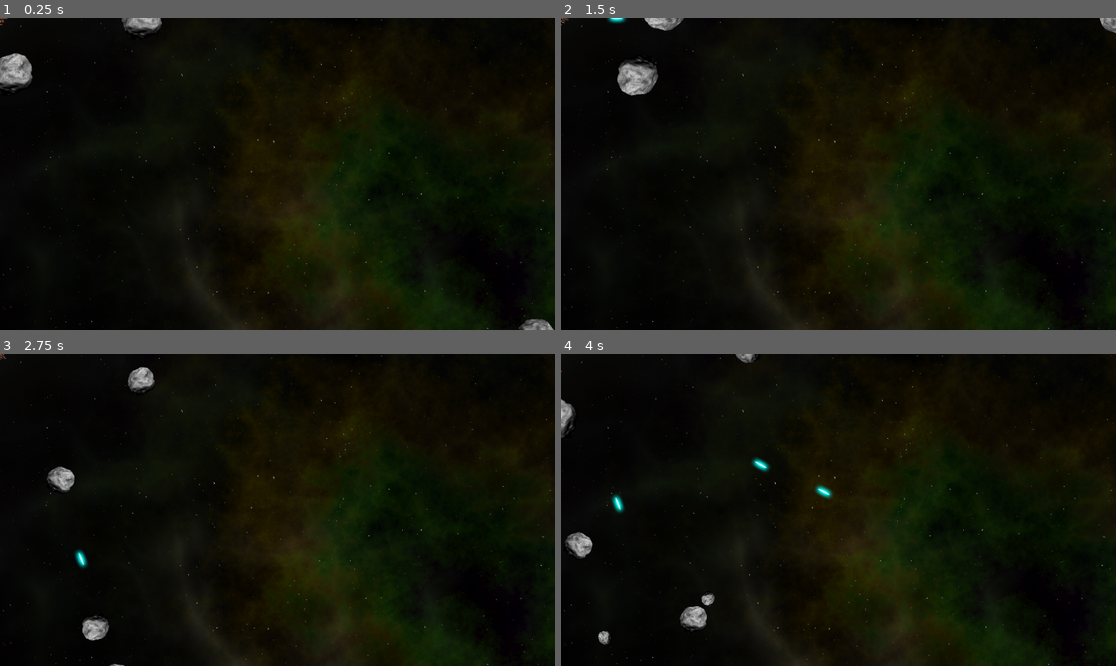
Above: before the commit, frames 1-4 (two rows, left to right).
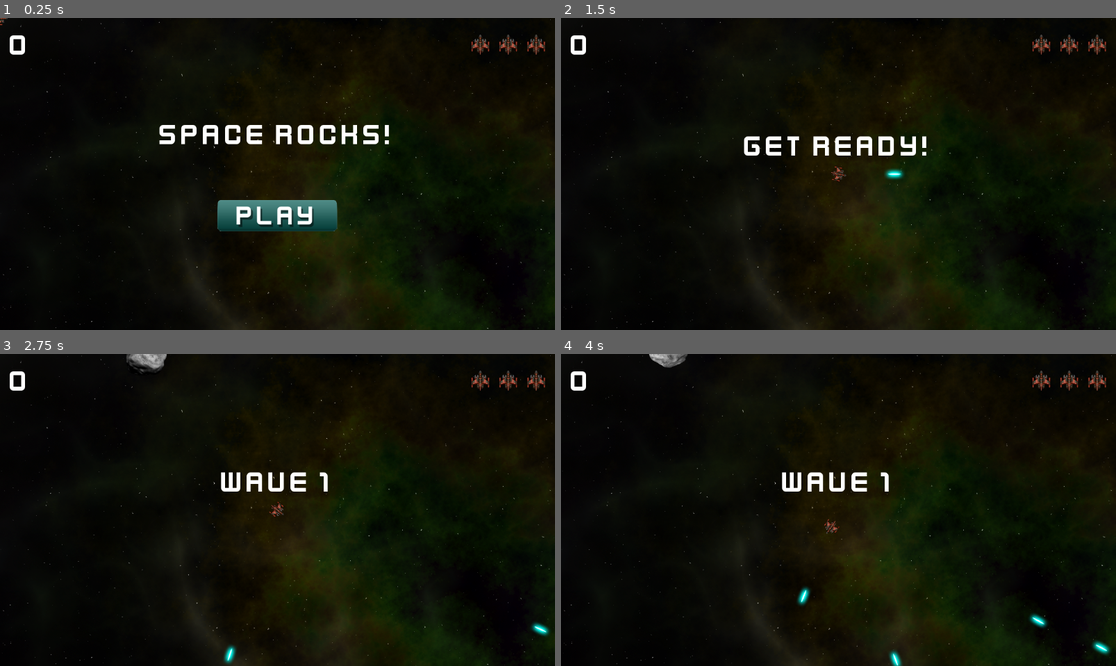
Above: after the commit, the same moments.

Repository: NikitaKotvitskiy/Godot_4_GDP2ndEd_Space_Rocks
Game: Godot game, scene res://main.tscn
The game is run twice, just before and just after one commit, with the same random seed, the same clock (stepped at 60 frames per second) and the same inputs. The project has no main scene, so this scene is started directly.
Inputs (mouse positions are in pixels of both pictures, inside the frame that each line leads up to):
- Up to frame 1 (0.25 s): no input
- Up to frame 2 (1.5 s): click (838, 214) at 0.52 s; hold D (rotate_right) from 1.28 s (still down); hold Space (shoot) from 1.28 s (still down)
- Up to frame 3 (2.75 s): release D (rotate_right) at 2.03 s; release Space (shoot) at 2.03 s; hold A (rotate_left) from 2.03 s (still down); tap Space (shoot) at 2.1 s
- Up to frame 4 (4 s): release A (rotate_left) at 2.78 s; hold D (rotate_right) 2.78-3.53 s; hold Space (shoot) 2.78-3.53 s; hold W (thrust) from 3.53 s (still down); tap Space (shoot) at 3.6 s

The runs differ from the first frame. In frame 1, 4.9% of the frame differs, in the area x 0-100%, y 0-100%; in frame 2, 2.6%; in frame 3, 2.6%; in frame 4, 3.0%.

Commit message:
HUD and Game Cycle added
The whole "Creating the UI" and "Ending the game" sections were read and implemented. Now game is almost ready: player can fly, shoot the rocks, be damaged by collisions with rocks and get level ups. Also, game has a HUD now, so player can start the game, look at the number lives and restart the game after game over.

Diff:
--- a/Explosion/explosion.tscn
+++ b/Explosion/explosion.tscn
@@ -1,6 +1,21 @@
 [gd_scene load_steps=5 format=3 uid="uid://ceigwyo5xlqrx"]
 
 [ext_resource type="Texture2D" uid="uid://c2xspow2ip78n" path="res://Explosion/explosion.png" id="1_djk68"]
+
+[sub_resource type="Animation" id="Animation_s2nmq"]
+length = 0.001
+tracks/0/type = "value"
+tracks/0/imported = false
+tracks/0/enabled = true
+tracks/0/path = NodePath(".:frame")
+tracks/0/interp = 1
+tracks/0/loop_wrap = true
+tracks/0/keys = {
+"times": PackedFloat32Array(0),
+"transitions": PackedFloat32Array(1),
+"update": 1,
+"values": [63]
+}
 
 [sub_resource type="Animation" id="Animation_kbtx4"]
 resource_name = "explosion"
@@ -19,21 +34,6 @@
 "values": [0, 63]
 }
 
-[sub_resource type="Animation" id="Animation_s2nmq"]
-length = 0.001
-tracks/0/type = "value"
-tracks/0/imported = false
-tracks/0/enabled = true
-tracks/0/path = NodePath(".:frame")
-tracks/0/interp = 1
-tracks/0/loop_wrap = true
-tracks/0/keys = {
-"times": PackedFloat32Array(0),
-"transitions": PackedFloat32Array(1),
-"update": 1,
-"values": [63]
-}
-
 [sub_resource type="AnimationLibrary" id="AnimationLibrary_vgyvr"]
 _data = {
 "RESET": SubResource("Animation_s2nmq"),
--- a/Player/player.gd
+++ b/Player/player.gd
@@ -1,4 +1,10 @@
 extends RigidBody2D
+
+signal lives_changed
+signal dead
+
+var reset_pos = false
+var lives = 0: set = set_lives
 
 var screensize = Vector2.ZERO
 
@@ -37,6 +43,10 @@
 	xform.origin.y = wrapf(xform.origin.y, 0 - average_radius, screensize.y + average_radius)
 	physics_state.transform = xform
 
+	if reset_pos:
+		physics_state.transform.origin = screensize / 2
+		reset_pos = false
+
 func get_input():
 	thrust = Vector2.ZERO
 	if state in [DEAD, INIT]:
@@ -51,12 +61,19 @@
 	match new_state:
 		INIT:
 			$CollisionShape2D.set_deferred("disabled", true)
+			$Sprite2D.modulate.a = 0.5
 		ALIVE:
 			$CollisionShape2D.set_deferred("disabled", false)
+			$Sprite2D.modulate.a = 1.0
 		INVULNERABLE:
-			$CollisionShape2D.set_deffered("disabled", true)
+			$CollisionShape2D.set_deferred("disabled", true)
+			$Sprite2D.modulate.a = 0.5
+			$InvulnerabilityTimer.start()
 		DEAD:
-			$CollisionShape2D.set_differed("disabled", true)
+			$CollisionShape2D.set_deferred("disabled", true)
+			$Sprite2D.hide()
+			linear_velocity = Vector2.ZERO
+			dead.emit()
 	state = new_state
 
 func shoot():
@@ -70,3 +87,34 @@
 
 func _on_gun_cooldown_timeout():
 	can_shoot = true
+
+func set_lives(value):
+	lives = value
+	lives_changed.emit(lives)
+	if lives <= 0:
+		change_state(DEAD)
+	else:
+		change_state(INVULNERABLE)
+
+func reset():
+	reset_pos = true
+	$Sprite2D.show()
+	lives = 3
+	change_state(ALIVE)
+
+
+func _on_invulnerability_timer_timeout():
+	change_state(ALIVE)
+
+
+func _on_body_entered(body):
+	if body.is_in_group("rocks"):
+		body.explode()
+		lives -= 1
+		explode()
+
+func explode():
+	$Explosion.show()
+	$Explosion/AnimationPlayer.play("explosion")
+	await $Explosion/AnimationPlayer.animation_finished
+	$Explosion.hide()
--- a/Player/player.tscn
+++ b/Player/player.tscn
@@ -1,13 +1,16 @@
-[gd_scene load_steps=5 format=3 uid="uid://bsnng4xhogg3f"]
+[gd_scene load_steps=6 format=3 uid="uid://bsnng4xhogg3f"]
 
 [ext_resource type="Texture2D" uid="uid://puk5vy8yd52n" path="res://Player/player_ship_icon.png" id="1_biw6t"]
 [ext_resource type="Script" path="res://Player/player.gd" id="1_hqb6y"]
 [ext_resource type="PackedScene" uid="uid://uw325ov27g5l" path="res://Player/Bullet/bullet.tscn" id="2_nu24p"]
+[ext_resource type="PackedScene" uid="uid://ceigwyo5xlqrx" path="res://Explosion/explosion.tscn" id="4_yeu0k"]
 
 [sub_resource type="CircleShape2D" id="CircleShape2D_ow3de"]
 radius = 15.0333
 
 [node name="Player" type="RigidBody2D"]
+max_contacts_reported = 1
+contact_monitor = true
 linear_damp = 1.0
 angular_damp = 5.0
 script = ExtResource("1_hqb6y")
@@ -29,4 +32,13 @@
 one_shot = true
 autostart = true
 
+[node name="Explosion" parent="." instance=ExtResource("4_yeu0k")]
+visible = false
+
+[node name="InvulnerabilityTimer" type="Timer" parent="."]
+wait_time = 2.0
+one_shot = true
+
+[connection signal="body_entered" from="." to="." method="_on_body_entered"]
 [connection signal="timeout" from="GunCooldown" to="." method="_on_gun_cooldown_timeout"]
+[connection signal="timeout" from="InvulnerabilityTimer" to="." method="_on_invulnerability_timer_timeout"]
--- /dev/null
+++ b/hud.gd
@@ -0,0 +1,33 @@
+extends CanvasLayer
+
+signal start_game
+
+@onready var lives_counter = $MarginContainer/HBoxContainer/LivesCounter.get_children()
+@onready var score_label = $MarginContainer/HBoxContainer/ScoreLabel
+@onready var message = $VBoxContainer/Message
+@onready var start_button = $VBoxContainer/StartButton
+
+func show_message(text):
+	message.text = text
+	message.show()
+	$Timer.start()
+
+func update_score(value):
+	score_label.text = str(value)
+
+func update_lives(value):
+	for item in 3:
+		lives_counter[item].visible = value > item
+
+func game_over():
+	show_message("Game Over")
+	await $Timer.timeout
+	start_button.show()
+
+func _on_start_button_pressed():
+	start_button.hide()
+	start_game.emit()
+
+func _on_timer_timeout():
+	message.hide()
+	message.text = ""
--- /dev/null
+++ b/hud.tres
@@ -0,0 +1,7 @@
+[gd_resource type="LabelSettings" load_steps=2 format=3 uid="uid://cqkxnhuhk3rcp"]
+
+[ext_resource type="FontFile" uid="uid://bwf7l4eb5lmeb" path="res://kenvector_future_thin.ttf" id="1_hy2qy"]
+
+[resource]
+font = ExtResource("1_hy2qy")
+font_size = 64
--- /dev/null
+++ b/hud.tscn
@@ -0,0 +1,79 @@
+[gd_scene load_steps=6 format=3 uid="uid://m0xkpfd8caag"]
+
+[ext_resource type="Script" path="res://hud.gd" id="1_5pkqc"]
+[ext_resource type="Texture2D" uid="uid://bf42tbysu5lpm" path="res://player_small.png" id="2_47pji"]
+[ext_resource type="LabelSettings" uid="uid://cqkxnhuhk3rcp" path="res://hud.tres" id="2_ytkhk"]
+[ext_resource type="Texture2D" uid="uid://d3k4yhkfbwl7u" path="res://play_button.png" id="3_1gc22"]
+[ext_resource type="Texture2D" uid="uid://x3y1fobgva7n" path="res://play_button_h.png" id="4_ombtr"]
+
+[node name="HUD" type="CanvasLayer"]
+script = ExtResource("1_5pkqc")
+
+[node name="Timer" type="Timer" parent="."]
+wait_time = 2.0
+one_shot = true
+
+[node name="MarginContainer" type="MarginContainer" parent="."]
+anchors_preset = 10
+anchor_right = 1.0
+grow_horizontal = 2
+theme_override_constants/margin_left = 20
+theme_override_constants/margin_top = 20
+theme_override_constants/margin_right = 20
+theme_override_constants/margin_bottom = 20
+
+[node name="HBoxContainer" type="HBoxContainer" parent="MarginContainer"]
+layout_mode = 2
+
+[node name="ScoreLabel" type="Label" parent="MarginContainer/HBoxContainer"]
+layout_mode = 2
+size_flags_horizontal = 3
+text = "0"
+label_settings = ExtResource("2_ytkhk")
+
+[node name="LivesCounter" type="HBoxContainer" parent="MarginContainer/HBoxContainer"]
+layout_mode = 2
+theme_override_constants/separation = 20
+
+[node name="L1" type="TextureRect" parent="MarginContainer/HBoxContainer/LivesCounter"]
+layout_mode = 2
+texture = ExtResource("2_47pji")
+stretch_mode = 5
+
+[node name="L2" type="TextureRect" parent="MarginContainer/HBoxContainer/LivesCounter"]
+layout_mode = 2
+texture = ExtResource("2_47pji")
+stretch_mode = 5
+
+[node name="L3" type="TextureRect" parent="MarginContainer/HBoxContainer/LivesCounter"]
+layout_mode = 2
+texture = ExtResource("2_47pji")
+stretch_mode = 5
+
+[node name="VBoxContainer" type="VBoxContainer" parent="."]
+anchors_preset = 14
+anchor_top = 0.5
+anchor_right = 1.0
+anchor_bottom = 0.5
+offset_top = -94.0
+offset_bottom = 94.0
+grow_horizontal = 2
+grow_vertical = 2
+size_flags_horizontal = 4
+size_flags_vertical = 4
+theme_override_constants/separation = 100
+
+[node name="Message" type="Label" parent="VBoxContainer"]
+layout_mode = 2
+text = "Space Rocks!"
+label_settings = ExtResource("2_ytkhk")
+horizontal_alignment = 1
+
+[node name="StartButton" type="TextureButton" parent="VBoxContainer"]
+layout_mode = 2
+size_flags_horizontal = 4
+texture_normal = ExtResource("3_1gc22")
+texture_hover = ExtResource("4_ombtr")
+
+[connection signal="timeout" from="Timer" to="." method="_on_timer_timeout"]
+[connection signal="pressed" from="VBoxContainer/StartButton" to="." method="_on_start_button_pressed"]
--- a/main.gd
+++ b/main.gd
@@ -4,10 +4,18 @@
 
 var screensize = Vector2.ZERO
 
+var level = 0
+var score = 0
+var playing = false
+
 func _ready():
 	screensize = get_viewport().get_visible_rect().size
-	for i in 3:
-		spawn_rock(3)
+
+func _process(delta):
+	if not playing:
+		return
+	if get_tree().get_nodes_in_group("rocks").size() == 0:
+		new_level()
 
 func spawn_rock(size, pos=null, vel=null):
 	if pos == null:
@@ -29,3 +37,23 @@
 		var newpos = pos + dir * radius
 		var newvel = dir * vel.length() * 1.1
 		spawn_rock(size - 1, newpos, newvel)
+
+func new_game():
+	get_tree().call_group("rocks", "queue_free")
+	level = 0
+	score = 0
+	$HUD.update_score(score)
+	$HUD.show_message("Get Ready!")
+	$Player.reset()
+	await $HUD/Timer.timeout
+	playing = true
+
+func new_level():
+	level += 1
+	$HUD.show_message("Wave %s" % level)
+	for i in level:
+		spawn_rock(3)
+
+func game_over():
+	playing = false
+	$HUD.game_over()
--- a/main.tscn
+++ b/main.tscn
@@ -1,9 +1,10 @@
-[gd_scene load_steps=6 format=3 uid="uid://cphjfkiqp86pd"]
+[gd_scene load_steps=7 format=3 uid="uid://cphjfkiqp86pd"]
 
 [ext_resource type="Texture2D" uid="uid://cxbqlpubgc0ul" path="res://space_background.png" id="1_33kyi"]
 [ext_resource type="Script" path="res://main.gd" id="1_cvt3p"]
 [ext_resource type="PackedScene" uid="uid://cablsh50qgqcx" path="res://Rock/rock.tscn" id="2_riwa8"]
 [ext_resource type="PackedScene" uid="uid://bsnng4xhogg3f" path="res://Player/player.tscn" id="2_tfbdt"]
+[ext_resource type="PackedScene" uid="uid://m0xkpfd8caag" path="res://hud.tscn" id="5_13bxf"]
 
 [sub_resource type="Curve2D" id="Curve2D_vqodj"]
 _data = {
@@ -27,3 +28,9 @@
 [node name="RockSpawn" type="PathFollow2D" parent="RockPath"]
 position = Vector2(0, 5)
 rotation = -0.0026019
+
+[node name="HUD" parent="." instance=ExtResource("5_13bxf")]
+
+[connection signal="dead" from="Player" to="." method="game_over"]
+[connection signal="lives_changed" from="Player" to="HUD" method="update_lives"]
+[connection signal="start_game" from="HUD" to="." method="new_game"]
Binary file added: kenvector_future_thin.ttf
Not shown, added: kenvector_future_thin.ttf.import
Binary file added: play_button.png
Not shown, added: play_button.png.import
Binary file added: play_button_h.png
Not shown, added: play_button_h.png.import
Binary file added: player_small.png
Not shown, added: player_small.png.import
